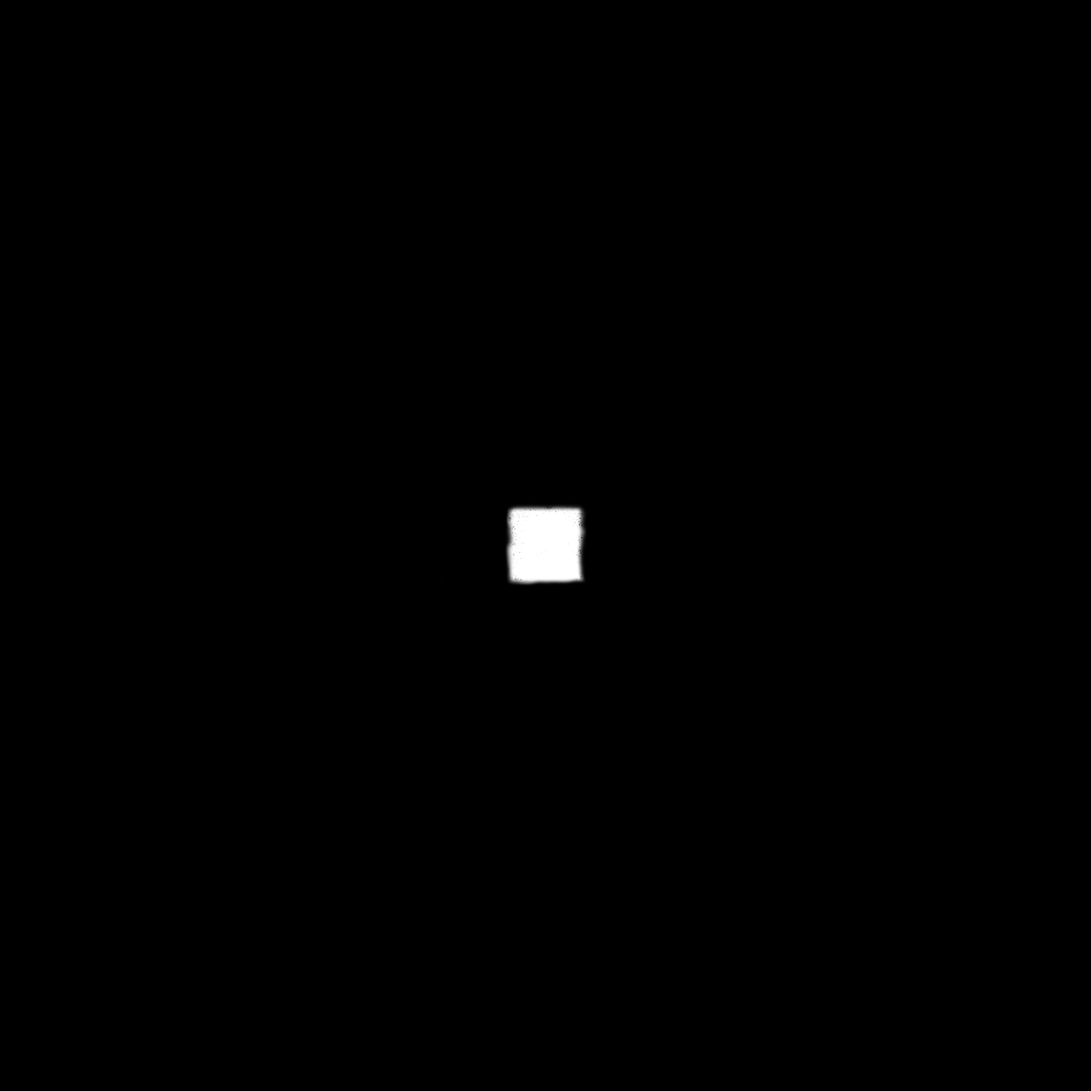
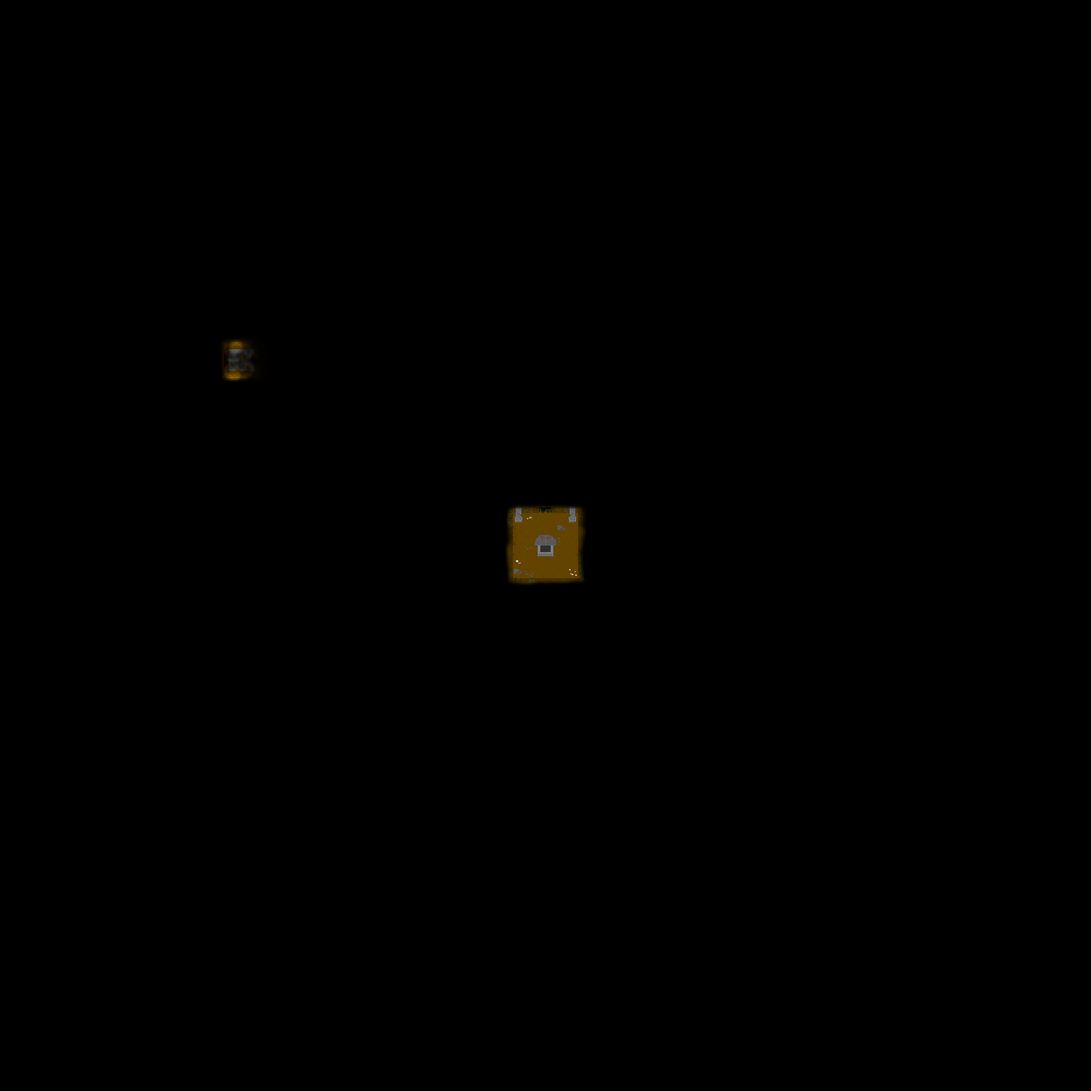
Layer changes from the first 1091 × 1091 image to the second:
painted on "Layer #1" over bbox(220, 337, 268, 383)
showed "pyramid.png", painted on it over bbox(220, 337, 588, 587)
